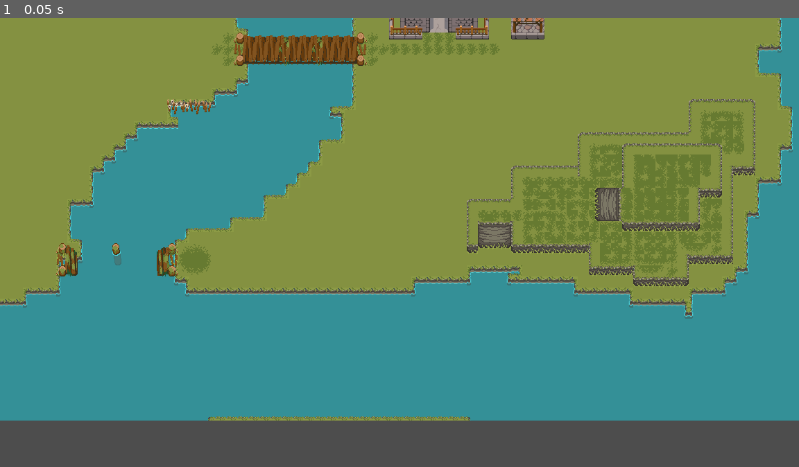
Above: before the commit, frame 1.
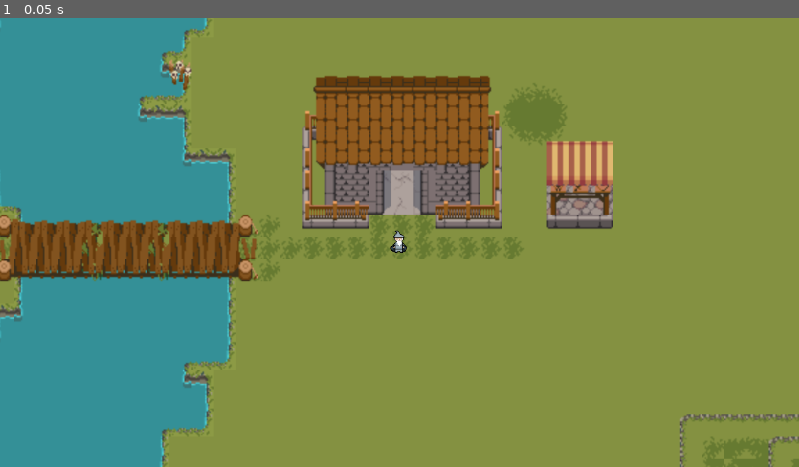
Above: after the commit, the same moment.

Repository: taylordallimore/Wizardry-Wasteland
Game: Godot game, scene res://levels/level1/level_1.tscn
Same seed, same stepped clock (60 frames per second), same inputs: the game is played once before the commit and once after it. Before the commit the project has no main scene; this scene is started directly in both runs.
Inputs:
- Up to frame 1 (0.05 s): no input

The runs differ from the first frame. In frame 1, 68% of the frame differs, in the area x 0-100%, y 0-100%.

Commit message:
character movement added wit hcamera

Diff:
--- /dev/null
+++ b/entities/player.tscn
@@ -0,0 +1,54 @@
+[gd_scene load_steps=6 format=3 uid="uid://capljoi400fry"]
+
+[ext_resource type="Texture2D" uid="uid://cxjbbasm8fh7f" path="res://common/assets/wizard char.png" id="1_6ba4k"]
+
+[sub_resource type="GDScript" id="GDScript_53pd3"]
+script/source = "extends CharacterBody2D
+
+var speed = 200
+
+func _physics_process(delta):
+	var direction = Input.get_vector(\"ui_left\", \"ui_right\", \"ui_up\", \"ui_down\")
+	velocity = direction * speed
+
+	move_and_slide()
+"
+
+[sub_resource type="CapsuleShape2D" id="CapsuleShape2D_5sqwi"]
+radius = 6.0
+height = 20.0
+
+[sub_resource type="AtlasTexture" id="AtlasTexture_h3koh"]
+atlas = ExtResource("1_6ba4k")
+region = Rect2(0, 0, 79, 65)
+
+[sub_resource type="SpriteFrames" id="SpriteFrames_7c7g2"]
+animations = [{
+"frames": [{
+"duration": 1.0,
+"texture": SubResource("AtlasTexture_h3koh")
+}],
+"loop": true,
+"name": &"default",
+"speed": 5.0
+}]
+
+[node name="player" type="Node2D"]
+
+[node name="CharacterBody2D" type="CharacterBody2D" parent="."]
+script = SubResource("GDScript_53pd3")
+
+[node name="CollisionShape2D" type="CollisionShape2D" parent="CharacterBody2D"]
+shape = SubResource("CapsuleShape2D_5sqwi")
+
+[node name="AnimatedSprite2D" type="AnimatedSprite2D" parent="CharacterBody2D/CollisionShape2D"]
+texture_filter = 1
+position = Vector2(4, -1)
+scale = Vector2(0.5, 0.5)
+sprite_frames = SubResource("SpriteFrames_7c7g2")
+
+[node name="AnimationPlayer" type="AnimationPlayer" parent="CharacterBody2D/CollisionShape2D/AnimatedSprite2D"]
+root_node = NodePath("../..")
+
+[node name="Camera2D" type="Camera2D" parent="CharacterBody2D"]
+zoom = Vector2(2, 2)
--- a/levels/level1/level_1.tscn
+++ b/levels/level1/level_1.tscn
@@ -1,12 +1,13 @@
-[gd_scene load_steps=16 format=3 uid="uid://uutrakgnh8gj"]
+[gd_scene load_steps=17 format=3 uid="uid://uutrakgnh8gj"]
 
-[ext_resource type="Texture2D" uid="uid://bag74v3limvri" path="res://common/assets/Forest BETA V3/Forest Tilesett.png" id="1_4mi4k"]
-[ext_resource type="Texture2D" uid="uid://c5a2dxi4ay5d5" path="res://common/assets/Forest BETA V3/Water Tileset.png" id="2_0jxq4"]
-[ext_resource type="Texture2D" uid="uid://ckrj8cgwle06x" path="res://common/assets/Forest BETA V3/Settlement.png" id="3_i07xp"]
-[ext_resource type="Texture2D" uid="uid://cti3qnxx2gwrr" path="res://common/assets/Forest BETA V3/Trees.png" id="4_hs6du"]
-[ext_resource type="Texture2D" uid="uid://cttdj8xe35oku" path="res://common/assets/Forest BETA V3/Forest Cliff.png" id="5_72rti"]
-[ext_resource type="Texture2D" uid="uid://dbyb8ld6e4y4s" path="res://common/assets/Forest BETA V3/Forest Structures.png" id="6_egvlp"]
-[ext_resource type="Texture2D" uid="uid://bkhjfon1dndk6" path="res://common/assets/Forest BETA V3/Sample.png" id="7_adccn"]
+[ext_resource type="Texture2D" uid="uid://bhoyhpw144fw8" path="res://common/assets/Forest BETA V3/Forest Tilesett.png" id="1_4mi4k"]
+[ext_resource type="Texture2D" uid="uid://dxd4wq0fe374u" path="res://common/assets/Forest BETA V3/Water Tileset.png" id="2_0jxq4"]
+[ext_resource type="Texture2D" uid="uid://dgntr04pchqvn" path="res://common/assets/Forest BETA V3/Settlement.png" id="3_i07xp"]
+[ext_resource type="Texture2D" uid="uid://cvpoxwqxxqmux" path="res://common/assets/Forest BETA V3/Trees.png" id="4_hs6du"]
+[ext_resource type="Texture2D" uid="uid://jm2lnf0a2tno" path="res://common/assets/Forest BETA V3/Forest Cliff.png" id="5_72rti"]
+[ext_resource type="Texture2D" uid="uid://cybn7cu27fek" path="res://common/assets/Forest BETA V3/Forest Structures.png" id="6_egvlp"]
+[ext_resource type="Texture2D" uid="uid://dtiyqein8t5k5" path="res://common/assets/Forest BETA V3/Sample.png" id="7_adccn"]
+[ext_resource type="PackedScene" uid="uid://capljoi400fry" path="res://entities/player.tscn" id="8_x3cq6"]
 
 [sub_resource type="TileSetAtlasSource" id="TileSetAtlasSource_wjnnu"]
 texture = ExtResource("1_4mi4k")
@@ -7061,15 +7062,47 @@
 layer_0/name = "bottom"
 layer_0/tile_data = PackedInt32Array(65538, 65536, 6, 65539, 65536, 6, 65540, 65536, 6, 65541, 65536, 6, 65542, 65536,  …(135252 unchanged characters)…
 layer_1/name = "Grass"
+layer_1/enabled = true
+layer_1/modulate = Color(1, 1, 1, 1)
+layer_1/y_sort_enabled = false
 layer_1/y_sort_origin = 1
+layer_1/z_index = 0
 layer_1/tile_data = PackedInt32Array(65540, 393216, 8, 65541, 393216, 8, 65542, 393216, 8, 65543, 393216, 8, 65544, 393 …(11983 unchanged characters)…
 layer_2/name = "Trees"
+layer_2/enabled = true
+layer_2/modulate = Color(1, 1, 1, 1)
+layer_2/y_sort_enabled = false
+layer_2/y_sort_origin = 0
+layer_2/z_index = 0
 layer_2/tile_data = PackedInt32Array(-1638400, 327684, 10, -1572864, 327684, 11, -1507328, 327684, 12, -1703935, 393220 …(484 unchanged characters)…
 layer_3/name = "Settlement"
+layer_3/enabled = true
+layer_3/modulate = Color(1, 1, 1, 1)
+layer_3/y_sort_enabled = false
+layer_3/y_sort_origin = 0
+layer_3/z_index = 0
 layer_3/tile_data = PackedInt32Array(37, 2, 21, 38, 65538, 21, 39, 1245186, 25, 41, 1376258, 25, 42, 65538, 21, 43, 131 …(2264 unchanged characters)…
 layer_4/name = "Settlement-Roofs"
+layer_4/enabled = true
+layer_4/modulate = Color(1, 1, 1, 1)
+layer_4/y_sort_enabled = false
+layer_4/y_sort_origin = 0
+layer_4/z_index = 0
 layer_4/tile_data = PackedInt32Array(-131036, 131074, 9, -131028, 262146, 9, -131029, 196610, 9, -131030, 196610, 9, -1 …(1227 unchanged characters)…
 layer_5/name = "Ground_lvl_2"
+layer_5/enabled = true
+layer_5/modulate = Color(1, 1, 1, 1)
+layer_5/y_sort_enabled = false
+layer_5/y_sort_origin = 0
+layer_5/z_index = 0
 layer_5/tile_data = PackedInt32Array(1441846, 65540, 2, 1441847, 65540, 2, 1441848, 65540, 2, 1441849, 65540, 2, 150738 …(5984 unchanged characters)…
 layer_6/name = "Ground_lvl_3"
+layer_6/enabled = true
+layer_6/modulate = Color(1, 1, 1, 1)
+layer_6/y_sort_enabled = false
+layer_6/y_sort_origin = 0
+layer_6/z_index = 0
 layer_6/tile_data = PackedInt32Array(1179706, 65540, 2, 1179707, 65540, 2, 1179708, 65540, 2, 1179709, 65540, 2, 117971 …(1605 unchanged characters)…
+
+[node name="player" parent="." instance=ExtResource("8_x3cq6")]
+position = Vector2(631, 41)
--- a/project.godot
+++ b/project.godot
@@ -11,5 +11,6 @@
 [application]
 
 config/name="Wizardry-wasteland"
-config/features=PackedStringArray("4.2", "Forward Plus")
+run/main_scene="res://levels/level1/level_1.tscn"
+config/features=PackedStringArray("4.1", "Forward Plus")
 config/icon="res://icon.svg"
